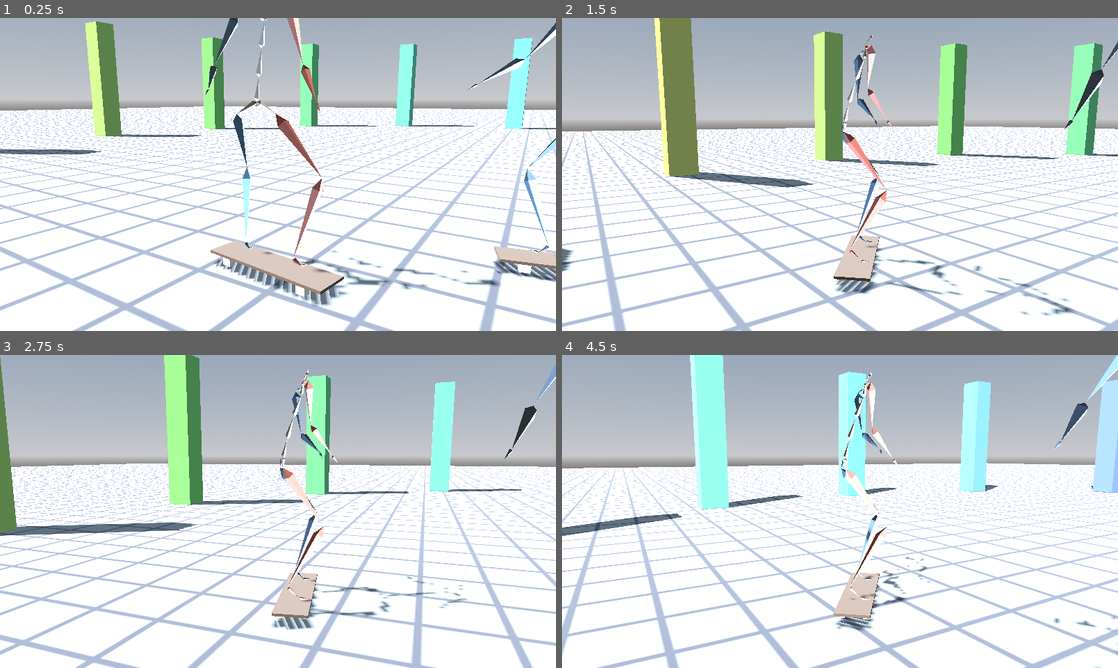
Above: before the commit, frames 1-4 (two rows, left to right).
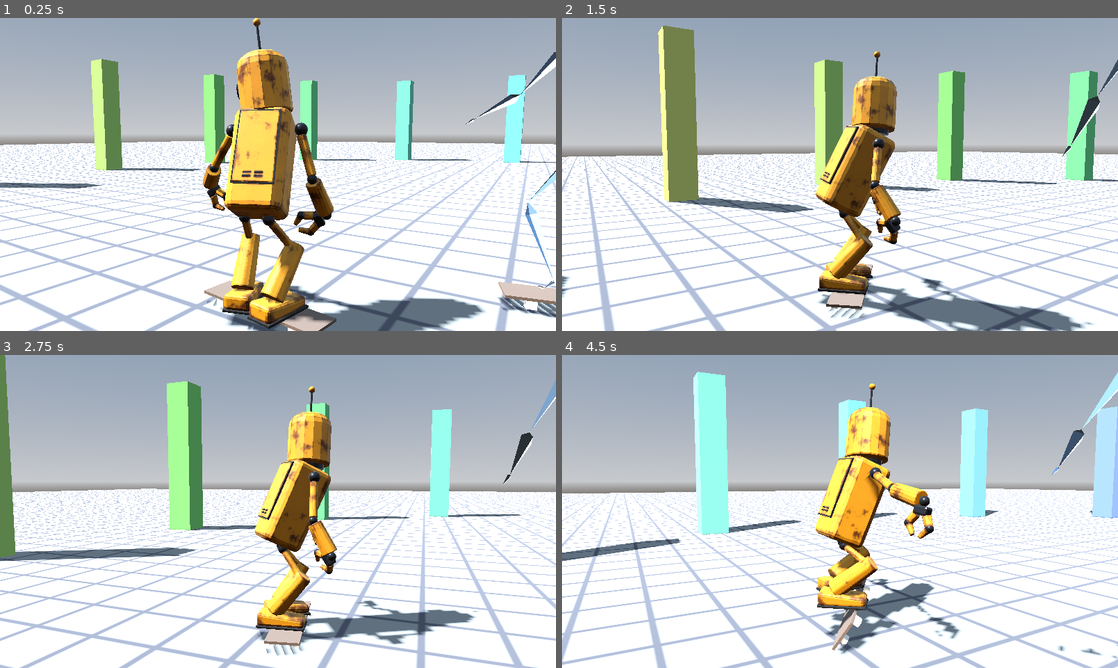
Above: after the commit, the same moments.

Repository: nemonicicon/aigameengine
Game: Godot game, scene res://demo/main.tscn
Same seed, same stepped clock (60 frames per second), same inputs: the game is played once before the commit and once after it.
Inputs:
- Up to frame 1 (0.25 s): no input
- Up to frame 2 (1.5 s): no input
- Up to frame 3 (2.75 s): no input
- Up to frame 4 (4.5 s): no input

The runs differ from the first frame. In frame 1, 45% of the frame differs, in the area x 0-100%, y 0-100%; in frame 2, 37%; in frame 3, 36%; in frame 4, 35%.

Commit message:
CLANKER in the kit: the studio's robot, ready for Godot -- and the import optimizer found where it lives
godot/characters/clanker/clanker.glb: his body (15,400 verts, the 2048 rust texture, five materials),
the 32-bone Mixamo-named rig, and the 14 skate moves ALREADY on his skeleton with the board animated per
trick -- no retargeting. README with a turnaround and a Godot kickflip strip; he stars in demo/main.gd
(rides the ring, a trick every 2.5 s; rider=reva brings back the stick figure).

The recipe, all code: skate_src/robot/build_robot.py (Blender, from jacob's character sheet; a rebuild
reproduces geometry, weights and rig bit for bit), skate_src/author/retarget_skate.py (a skate library
onto another body, board re-derived under his feet), rpack2gltf.py --mesh (a pack's own skinned,
textured body; --materials-from matches the source's materials by GEOMETRY -- the baker reorders meshes).

Verified: Blender re-import, joints <= 2 um and every vertex <= 3 um of the engine's own skinning
(verify_export_blender.py now checks the body); Godot 4.7.2, every joint and the board <= 3 um;
every camera rig re-scored with him riding (ALL PASS); full frames looked at.

FIXED, and a wrong claim retracted: Godot's animation optimizer is an option of the AnimationPlayer
NODE. set_import.py wrote it per animation, where Godot never reads it, so it stayed ON -- it dropped
22 of 62 hip keys on his ride (1-3 mm off). ANIMATION_IMPORT.md said reva's 2.7 mm residue was "NOT the
optimizer, cause not isolated"; it was the optimizer. All three files now match to 3 um.

Co-Authored-By: Claude Opus 5.5 <noreply@anthropic.com>

Diff:
--- a/godot/demo/check_pose.gd
+++ b/godot/demo/check_pose.gd
@@ -2,6 +2,7 @@
 ## check_pose.gd -- does GODOT pose our moves where the club engine does?
 ##   godot --headless --path godot --script res://demo/check_pose.gd -- clip=z_rm_sk_kf frames=0,9,15,21
 ##   godot ... -- file=moves clip=z_upright frames=0,4 before=z_rm_skiphand@1.5
+##   godot ... -- file=clanker clip=z_rm_sk_kf frames=0,9,15,21 all=1     (or file=res://<any .glb>)
 ## Prints, for each frame, the world position of a few joints (and the skateboard's origin and nose axis)
 ## as `POSE <frame> <name> x y z`, for check_pose_compare.py to hold against the pack's own forward
 ## kinematics -- a second, independent path to the same numbers.
@@ -32,7 +33,12 @@
 				for f in kv[1].split(","):
 					frames.append(int(f))
 			"file":
-				file = "res://animations/reva_moves.glb" if kv[1] == "moves" else "res://animations/reva_skate_moves.glb"
+				if kv[1].begins_with("res://"):
+					file = kv[1]
+				elif kv[1] == "clanker":
+					file = "res://characters/clanker/clanker.glb"
+				else:
+					file = "res://animations/reva_moves.glb" if kv[1] == "moves" else "res://animations/reva_skate_moves.glb"
 			"before":
 				before = kv[1].split("@")[0]
 				before_t = float(kv[1].split("@")[1])
--- a/godot/demo/main.gd
+++ b/godot/demo/main.gd
@@ -1,14 +1,19 @@
 extends Node3D
 ## demo/main.gd -- the club's camera rigs and skate moves in a Godot 4 scene, built in code.
 ##
-## Reva rides a ring among pillars on z_rm_sk_ride (the board animated by the move itself); a filmer
-## rides inside her on z_rm_sk_film with a phone on her RIGHT hand bone. One ClubCamera shows it.
-## F5 runs the tracking lens. A test chooses a rig and records it with Movie Maker:
-##   godot --path godot --write-movie out/track/f.png --fixed-fps 60 --quit-after 360 -- mode=track log=1
+## CLANKER rides a ring among pillars on z_rm_sk_ride (the board animated by the move itself) and throws
+## a trick every 2.5 s -- pop, kickflip, shove-it, manual, grab, method, each one-shot handing back to the
+## ride; a filmer (reva's moves on the stick figure) rides inside him on z_rm_sk_film with a phone on her
+## RIGHT hand bone. One ClubCamera shows it. F5 runs the tracking lens. A test chooses a rig and records
+## it with Movie Maker (an ABSOLUTE path -- a relative one is not written):
+##   godot --path godot --write-movie C:/out/track/f.png --fixed-fps 60 --quit-after 360 -- mode=track log=1
 ## mode: tripod pan track orbit hold move      extras: shake=<m> fish=<0..1> feed=<0|1|2> log=1
+## rider=clanker|reva (reva = her moves on the stick figure)      tricks=1|0
 
 const SKATE := preload("res://animations/reva_skate_moves.glb")
-const RING := 5.0        # reva's circle, metres
+const CLANKER := preload("res://characters/clanker/clanker.glb")
+const TRICKS := ["z_rm_sk_pop", "z_rm_sk_kf", "z_rm_sk_shove", "z_rm_sk_manual", "z_rm_sk_grab", "z_rm_sk_method"]
+const RING := 5.0        # the rider's circle, metres
 const SPEED := 2.5       # metres per second
 
 var args := {}
@@ -18,6 +23,9 @@
 var hips_bone := -1
 var rider_sk: Skeleton3D
 var hand: BoneAttachment3D
+var rider_ap: AnimationPlayer
+var next_trick := 1.5
+var trick_i := 0
 var t := 0.0
 var frame := 0
 
@@ -28,8 +36,10 @@
 		if kv.size() == 2:
 			args[kv[0]] = kv[1]
 	_world()
-	rider = _skater("z_rm_sk_ride", 1)
-	filmer = _skater("z_rm_sk_film", 2)          # render layer 2: the phone's own camera does not see her
+	var who: String = args.get("rider", "clanker")
+	rider = _skater(CLANKER if who == "clanker" else SKATE, "z_rm_sk_ride", 1)
+	filmer = _skater(SKATE, "z_rm_sk_film", 2)   # render layer 2: the phone's own camera does not see her
+	rider_ap = rider.find_children("*", "AnimationPlayer", true, false)[0]
 	rider_sk = rider.find_children("*", "Skeleton3D", true, false)[0]
 	hips_bone = rider_sk.find_bone("Hips")
 	var fsk: Skeleton3D = filmer.find_children("*", "Skeleton3D", true, false)[0]
@@ -84,8 +94,8 @@
 		add_child(p)
 
 
-func _skater(anim_name: String, layer: int) -> Node3D:
-	var s: Node3D = SKATE.instantiate()
+func _skater(file: PackedScene, anim_name: String, layer: int) -> Node3D:
+	var s: Node3D = file.instantiate()
 	add_child(s)
 	var ap: AnimationPlayer = s.find_children("*", "AnimationPlayer", true, false)[0]
 	ap.get_animation(anim_name).loop_mode = Animation.LOOP_LINEAR
@@ -112,7 +122,7 @@
 func _camera(mode: String) -> void:
 	cam = ClubCamera.new()
 	cam.subject = rider
-	cam.aim_height = 0.63
+	cam.aim_height = 0.8 if args.get("rider", "clanker") == "clanker" else 0.63   # his chest / her hips
 	cam.lens_fov = 44.0
 	cam.tripod_eye = Vector3(7.2, 2.0, 2.4)          # inside the pillar ring, outside hers
 	cam.tripod_aim = Vector3(0.0, 0.6, 0.0)
@@ -169,11 +179,18 @@
 	t += delta
 	frame += 1
 	_place(t)
+	# a trick is a one-shot that starts and ends on the ride's pose: play it, and queue the ride behind it
+	if args.get("tricks", "1") == "1" and t >= next_trick:
+		rider_ap.play(TRICKS[trick_i % TRICKS.size()])
+		rider_ap.queue("z_rm_sk_ride")
+		print("TRICK %.2f %s" % [t, TRICKS[trick_i % TRICKS.size()]])
+		trick_i += 1
+		next_trick = t + 2.5
 	if args.get("log", "0") == "1":
 		call_deferred("_log")
 
 
-## after everyone has moved: where the lens is, where it looks, and where reva is in its frame
+## after everyone has moved: where the lens is, where it looks, and where the rider is in its frame
 func _log() -> void:
 	var eye := cam.global_position
 	var fwd := -cam.global_transform.basis.z
Not shown, changed: godot/animations/reva_moves.glb.import
Not shown, changed: godot/animations/reva_skate_moves.glb.import
Binary file added: godot/characters/clanker/clanker.glb
Not shown, added: godot/characters/clanker/clanker.glb.import
Binary file added: godot/characters/clanker/preview_godot_kickflip.png
Binary file added: godot/characters/clanker/preview_turnaround.png
Not shown, changed: .gitignore
Not shown, changed: AGENTS.md
Not shown, changed: ANIMATION.md
Not shown, changed: README.md
Not shown, changed: godot/ANIMATION_IMPORT.md
Not shown, changed: godot/CAMERA_PORT.md
(and 8 more such lines)
